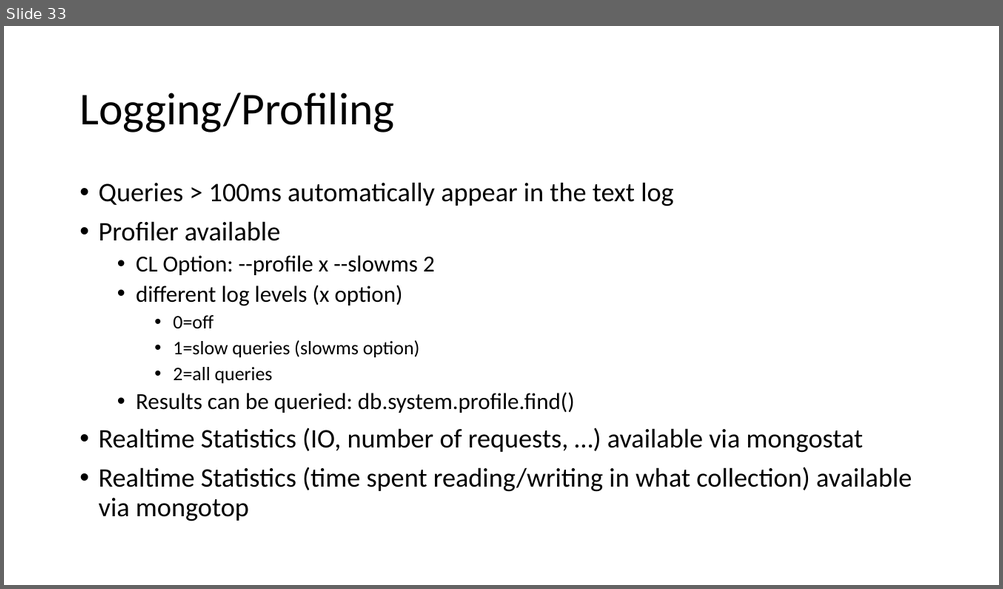
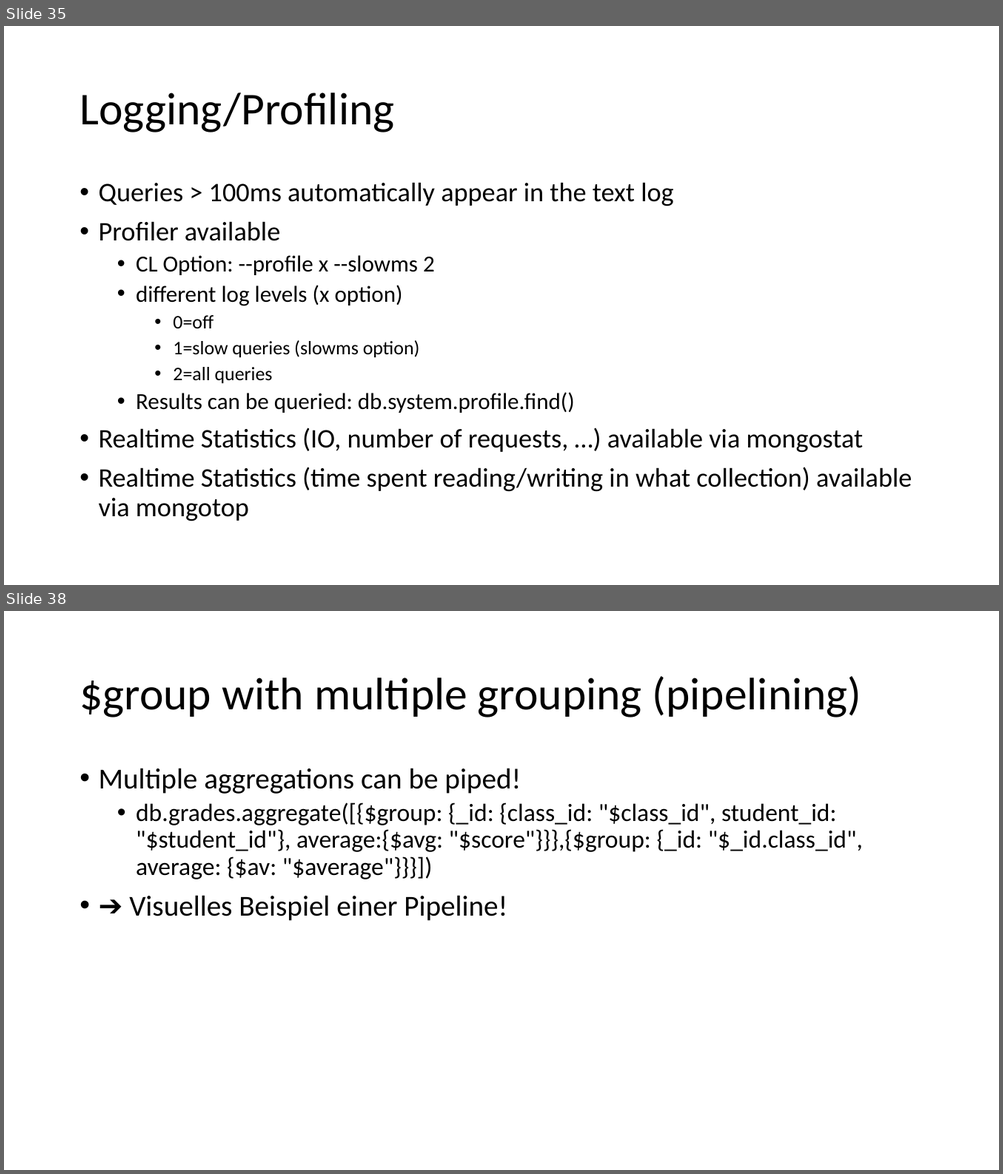
Before and after one commit to tiefenauer/m101j, a slide deck: m101j.pptx. Shown one above the other, each under a label of ours: slide 33 before the commit, slides 35 and 38 after it; the slides between them are not shown. The pictures are 1003x589 and 1003x1174 pixels, drawn with LibreOffice and Linux fonts; fonts in the diff are those of the drawing. Boxes give left, top, right and bottom in pixels: in the first picture for what was removed or moved away, otherwise in the second. Text is boxed around its words. In the diff, an @@ line names an element or a change of style, - is before the commit and + after.

```diff
--- a/m101j.pptx
+++ b/m101j.pptx
@@ slide 38 added at (4, 611, 999, 1170), background #FFFFFF @@
@@ title added at (79, 676, 862, 718), 44 pt, text #000000 @@
+$group with multiple grouping (pipelining)
@@ text added at (99, 768, 862, 921), 24 pt, text #000000 @@
+• Multiple aggregations can be piped!
+  • db.grades.aggregate([{$group: {_id: {class_id: "$class_id", student_id: "$student_id"}, average:{$avg: "$score"}}},{$group: {_id: "$_id.class_id", average: {$av: "$average"}}}])
+• ➔ Visuelles Beispiel einer Pipeline!
@@ what was slide 33 is now slide 35 @@
```
Also in this commit, not shown: 1 slide changed, 17 other slides added.
